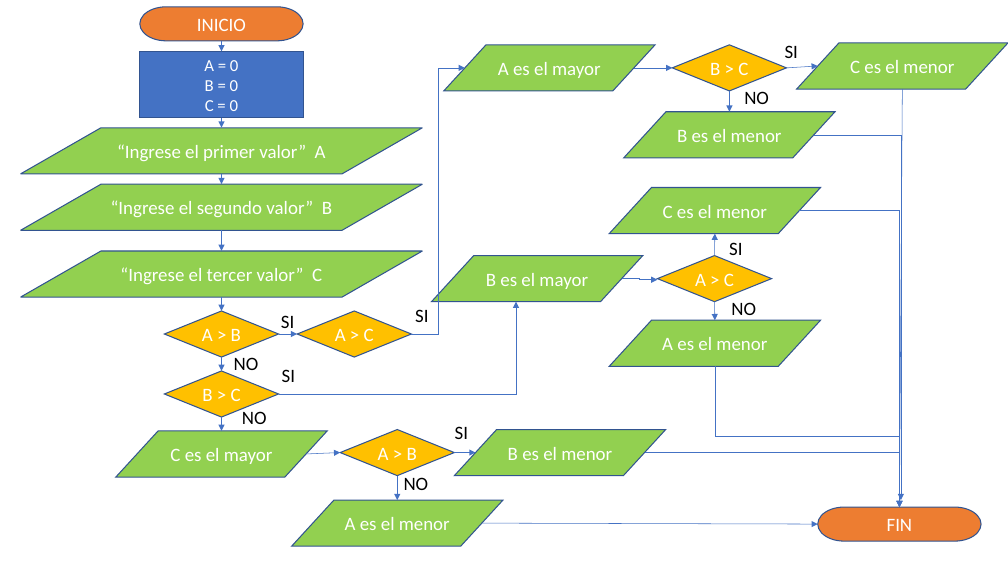
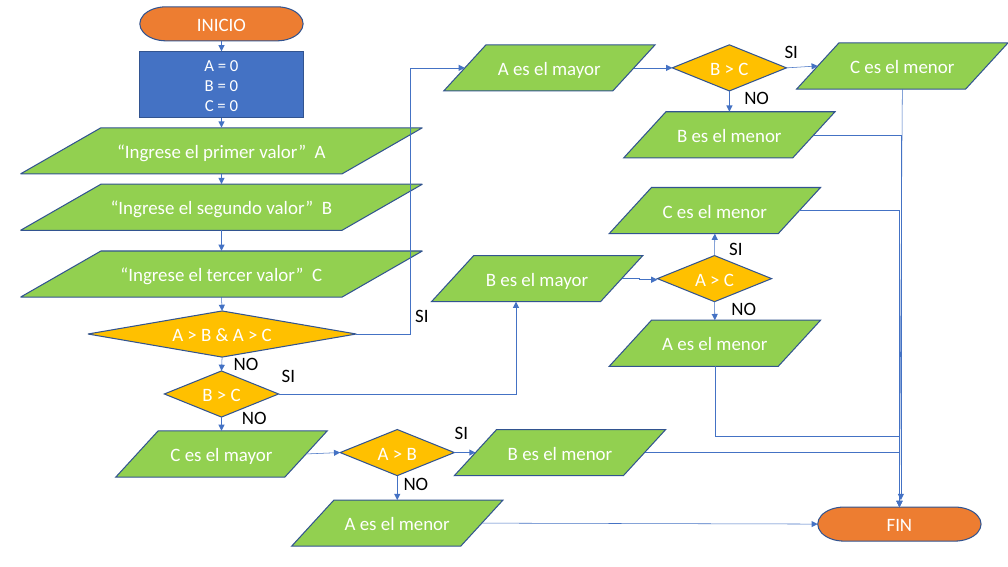
Before and after one commit to JonhXQ/DEV---F, a slide deck: slide 3 of CLASES/Kata_3/CLASE_15/BDF.pptx. Drawn at 1008x567 pixels with LibreOffice and Linux fonts; fonts in the diff are those of the drawing. Boxes give left, top, right and bottom in pixels: in the first picture for what was removed or moved away, otherwise in the second. Text is boxed around its words. In the diff, an @@ line names an element or a change of style, - is before the commit and + after.

```diff
--- a/CLASES/Kata_3/CLASE_15/BDF.pptx
+++ b/CLASES/Kata_3/CLASE_15/BDF.pptx
@@ elbow arrow moved from (411, 334) - (465, 68) to (356, 334) - (465, 68) @@
@@ diamond "A > B & A ...": place and size @@
-diamond "A > B & A ..." at [164, 311, 278, 357]
+diamond "A > B & A ..." at [88, 311, 356, 357]
@@ text in diamond at [172, 328, 272, 341]: text changed @@
-A > B
+A > B & A > C
@@ text removed at [281, 315, 294, 334] @@
-SI
@@ diamond removed at [297, 311, 411, 357] @@
-A > C
@@ arrow removed from (279, 334) to (297, 334) @@
```
Also in this commit, not shown: 6 other files.
